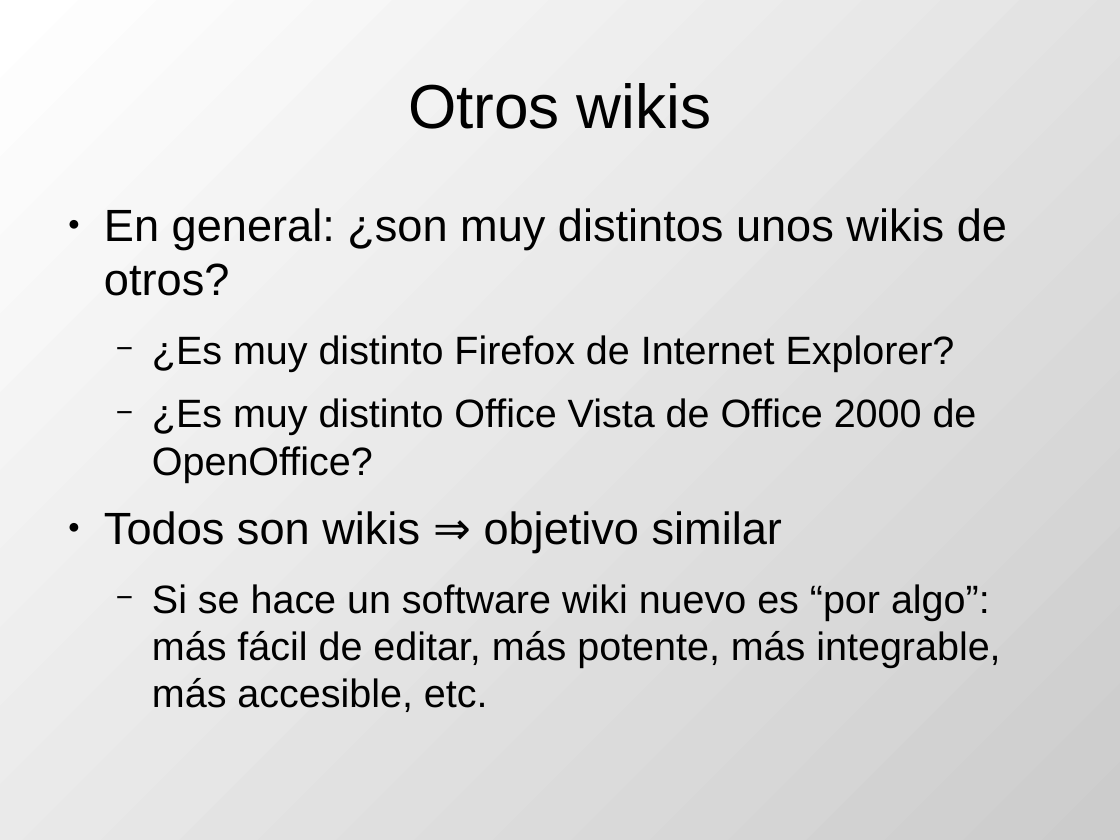
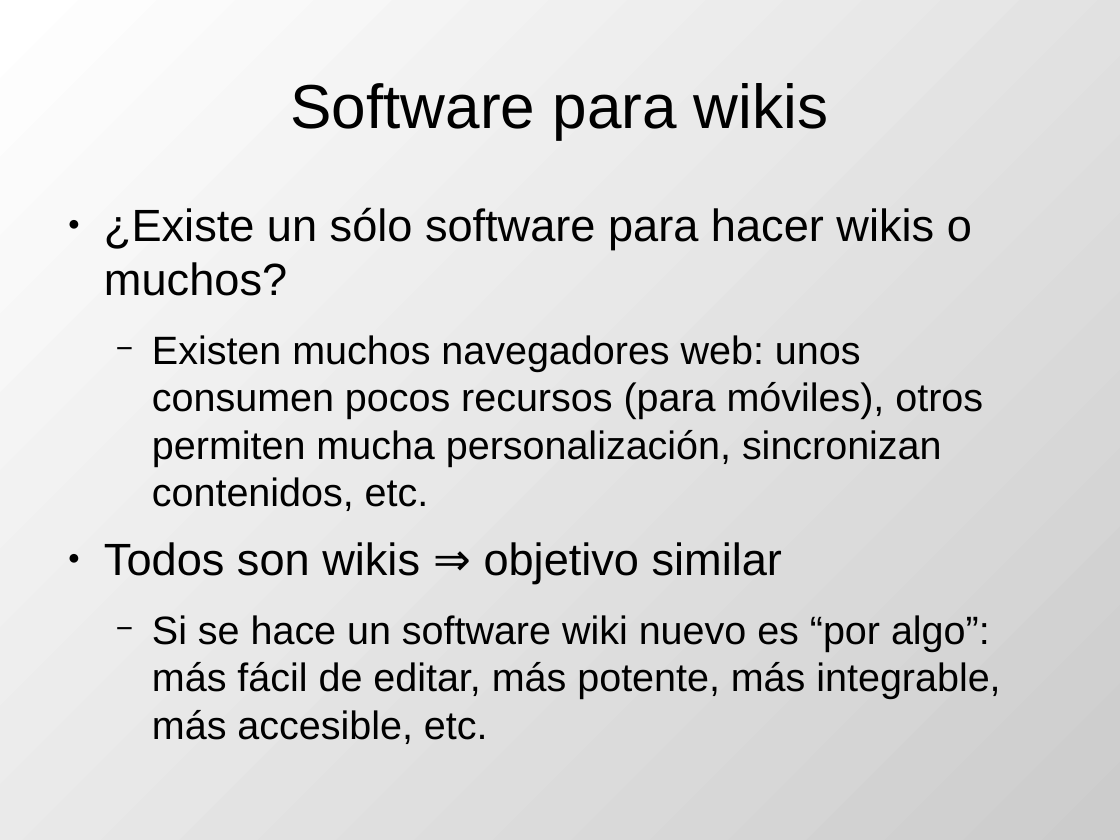
Before and after one commit to DrPantera/wikis4education, a slide deck: slide 12 of uca-2013_07/tema-1-Introduccion.odp (slide 19 before the commit). Drawn at 1120x840 pixels with LibreOffice and Linux fonts; fonts in the diff are those of the drawing. Boxes give left, top, right and bottom in pixels: in the first picture for what was removed or moved away, otherwise in the second. Text is boxed around its words. In the diff, an @@ line names an element or a change of style, - is before the commit and + after.

```diff
--- a/uca-2013_07/tema-1-Introduccion.odp
+++ b/uca-2013_07/tema-1-Introduccion.odp
@@ title at (291, 83, 828, 139): text changed @@
-Otros wikis
+Software para wikis
@@ text at (104, 207, 983, 511): text changed @@
-● En general: ¿son muy distintos unos wikis de otros?
-  − ¿Es muy distinto Firefox de Internet Explorer?
-  − ¿Es muy distinto Office Vista de Office 2000 de OpenOffice?
+● ¿Existe un sólo software para hacer wikis o muchos?
+  − Existen muchos navegadores web: unos consumen pocos recursos (para móviles), otros permiten mucha personalización, sincronizan contenidos, etc.
```
Also in this commit, not shown: 7 other slides changed, 5 slides removed, 2 other files.
